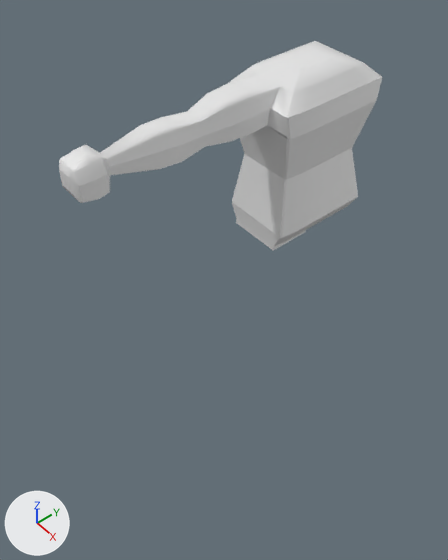
What one commit did to the Blender file CST 323 Character Design/Cutting Up Chaos/player characters/Nai/v2/Nai.blend.
Rendered twice from a 50 mm camera at (4.48, -4.85, 4.71) aimed at (-1.8, 0.32, -3.21). Every picture has the same lights, and +X, +Y and +Z are marked at lower left.
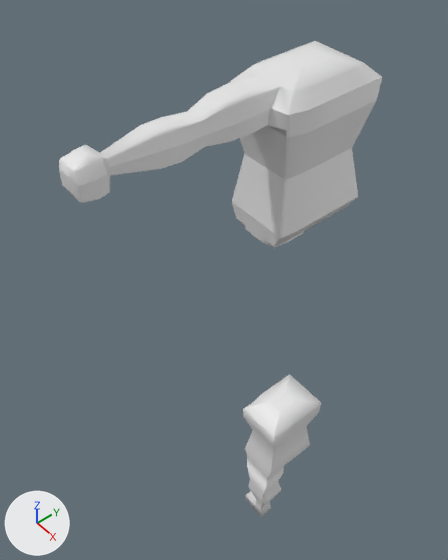
The newer file is also turned or shifted as a whole; pictures and numbers use the older file's frame.

Boxes (x1, y1, x2, y2) around the edits, measured in the pictures (448 x 560 px; the box of a moved part takes in the faces that stretch with it):
```json
{"object": "Cube", "change": "reshaped", "before": [59, 41, 382, 250], "after": [59, 41, 382, 247]}
{"object": "Cube.001", "change": "added", "after": [243, 374, 321, 517]}
{"part": 1, "of": "me_cube", "change": "moved or reshaped", "before": [267, 87, 309, 180], "after": [267, 87, 309, 180]}
{"part": 2, "of": "me_cube", "change": "moved or reshaped", "before": [236, 218, 288, 250], "after": [240, 221, 288, 247]}
```

The change, as JSON lines over the scene's bpy script:
```json
{"block": "me_cube", "where": "me_cube.from_pydata(...)  # 492 vertices, 490 faces; spans x -1.49..1.42, y -5.76..1.39, z -0.48..1.0"}
{"block": "me_cube", "where": "# used by ob_cube; location = (0.03, -0.03, 0.26); scale = (0.365, 0.519, 1.47)"}
{"block": "me_cube", "change": "me_cube part 1"}
{"op": "set", "path": "me_cube.vertices[18].co", "old": "(1.36, -1.27, 0.65)", "new": "(1.26, -1.23, 0.65)", "note": "pixel (290, 139) -> pixel (289, 137)"}
{"op": "set", "path": "me_cube.vertices[22].co", "old": "(1.33, -1.35, 0.83)", "new": "(1.24, -1.28, 0.83)", "note": "pixel (288, 117) -> pixel (289, 114)"}
{"op": "set", "path": "me_cube.vertices[51].co", "old": "(1.29, -1.32, 0.65)", "new": "(1.19, -1.28, 0.65)", "note": "pixel (287, 139) -> pixel (286, 137)"}
{"op": "set", "path": "me_cube.vertices[53].co", "old": "(1.27, -1.39, 0.83)", "new": "(1.2, -1.31, 0.83)", "note": "pixel (285, 117) -> pixel (287, 114)"}
{"op": "set", "path": "me_cube.vertices[224].co", "old": "(1.36, -1.28, 0.66)", "new": "(1.26, -1.24, 0.7)", "note": "pixel (290, 137) -> pixel (289, 130)"}
{"op": "set", "path": "me_cube.vertices[229].co", "old": "(1.28, -1.32, 0.66)", "new": "(1.19, -1.28, 0.7)", "note": "pixel (287, 137) -> pixel (286, 130)"}
{"block": "me_cube", "change": "me_cube part 2"}
{"op": "set", "path": "me_cube.vertices[466].co", "old": "(0.49, -1.26, -0.48)", "new": "(0.49, -1.24, -0.48)", "note": "pixel (263, 243) -> pixel (264, 243)"}
{"op": "set", "path": "me_cube.vertices[467].co", "old": "(0.97, -1.26, -0.48)", "new": "(0.86, -1.17, -0.48)", "note": "pixel (273, 250) -> pixel (273, 247)"}
{"op": "set", "path": "me_cube.vertices[470].co", "old": "(-0.97, -1.26, -0.48)", "new": "(-0.89, -1.15, -0.48)", "note": "pixel (236, 222) -> pixel (241, 222)"}
{"op": "set", "path": "me_cube.vertices[474].co", "old": "(-0.42, -1.26, -0.48)", "new": "(-0.42, -1.25, -0.48)", "note": "pixel (246, 230)"}
{"op": "set", "path": "me_cube.vertices[484].co", "old": "(-0.49, -1.26, -0.48)", "new": "(-0.49, -1.24, -0.48)", "note": "pixel (245, 229)"}
{"op": "set", "path": "me_cube.vertices[486].co", "old": "(0.42, -1.26, -0.48)", "new": "(0.42, -1.25, -0.48)", "note": "pixel (262, 242)"}
{"op": "add", "block": "me_cube_001", "code": ["me_cube_001 = bpy.data.meshes.new('Cube.001')", "me_cube_001.from_pydata(...)  # 414 vertices, 412 faces; spans x -1.4..1.39, y -1.39..1.39, z -6.29..2.64", "me_cube_001.polygons.foreach_set('use_smooth', [True] * 412)"]}
{"op": "add", "block": "ob_cube_001", "code": ["ob_cube_001 = bpy.data.objects.new('Cube.001', me_cube_001)", "ob_cube_001.location = (-0.88, 1.24, -8.21)", "ob_cube_001.scale = (0.368, 0.514, 0.514)"]}
```
